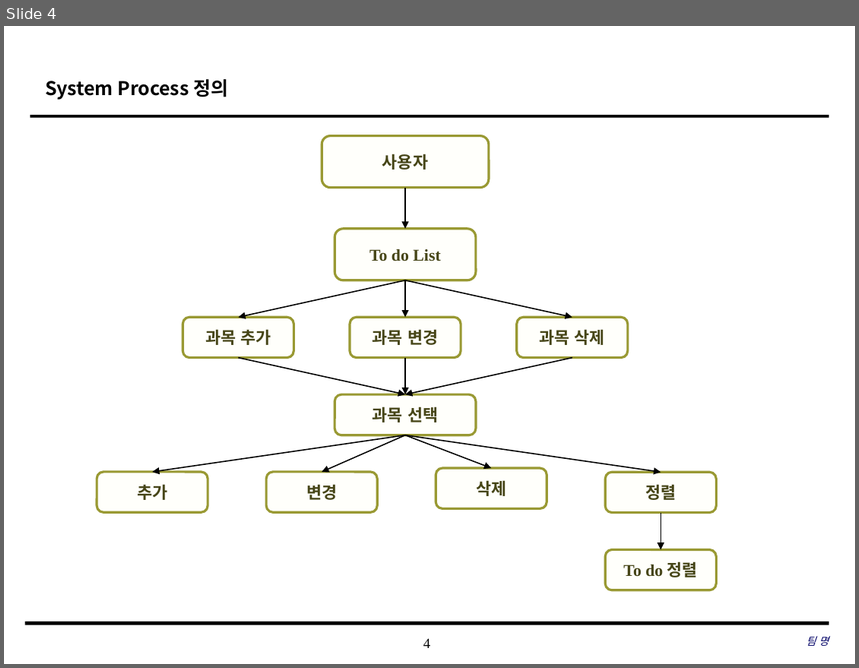
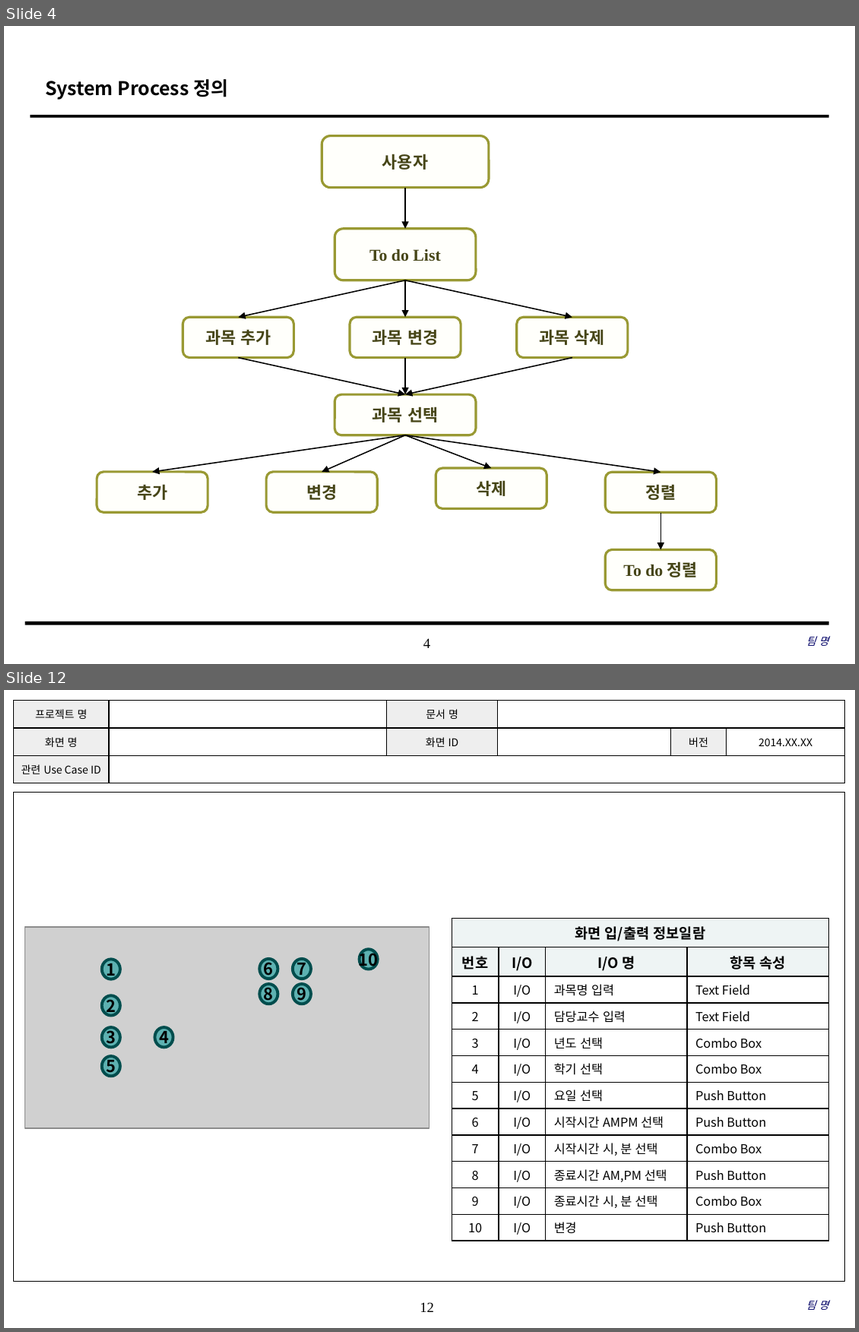
Before and after one commit to SE-admin/7, a slide deck: doc/3_ 설계서/UI Design Template.pptx. Shown one above the other, each under a label of ours: slide 4 before the commit, slides 4 and 12 after it; the slides between them are not shown. The pictures are 859x668 and 859x1332 pixels, drawn with LibreOffice and Linux fonts; fonts in the diff are those of the drawing; grey boxes stand for pictures; background and template pictures are left out. Boxes give left, top, right and bottom in pixels: in the first picture for what was removed or moved away, otherwise in the second. Text is boxed around its words. In the diff, an @@ line names an element or a change of style, - is before the commit and + after.

```diff
--- a/doc/3_ 설계서/UI Design Template.pptx
+++ b/doc/3_ 설계서/UI Design Template.pptx
@@ slide 12 added at [4,690,855,1328], background #FFFFFF; not listed: 1 template element that a slide beside it also shows @@
@@ table added at [13,700,844,783], 3 rows, 6 columns @@
+프로젝트 명 |  | 문서 명 |  |  | 
+화면 명 |  | 화면 ID |  | 버전 | 2014.XX.XX
+관련 Use Case ID |  |  |  |  | 
@@ rectangle added at [13,792,845,1281], outline #000000 0.75 pt @@
@@ picture added at [25,927,430,1129] @@
@@ table added at [452,918,828,1238], 12 rows, 4 columns @@
+화면 입/출력 정보일람 |  |  | 
+번호 | I/O | I/O 명 | 항목 속성
+1 | I/O | 과목명 입력 | Text Field
+2 | I/O | 담당교수 입력 | Text Field
+3 | I/O | 년도 선택 | Combo Box
+4 | I/O | 학기 선택 | Combo Box
+5 | I/O | 요일 선택 | Push Button
+6 | I/O | 시작시간 AMPM 선택 | Push Button
+7 | I/O | 시작시간 시, 분 선택 | Combo Box
+8 | I/O | 종료시간 AM,PM 선택 | Push Button
+9 | I/O | 종료시간 시, 분 선택 | Combo Box
+10 | I/O | 변경 | Push Button
@@ ellipse added at [102,959,120,979], fill #009999 at 55% opacity, outline #004C4C 2.5 pt, 14 pt, text #000000, bold @@
+1
@@ ellipse added at [259,959,278,979], fill #009999 at 55% opacity, outline #004C4C 2.5 pt, 14 pt, text #000000, bold @@
+6
@@ ellipse added at [293,959,311,979], fill #009999 at 55% opacity, outline #004C4C 2.5 pt, 14 pt, text #000000, bold @@
+7
@@ ellipse added at [359,950,378,969], fill #009999 at 55% opacity, outline #004C4C 2.5 pt, 14 pt, text #000000, bold @@
+10
@@ ellipse added at [259,985,278,1004], fill #009999 at 55% opacity, outline #004C4C 2.5 pt, 14 pt, text #000000, bold @@
+8
@@ ellipse added at [293,985,311,1004], fill #009999 at 55% opacity, outline #004C4C 2.5 pt, 14 pt, text #000000, bold @@
+9
@@ ellipse added at [102,996,120,1015], fill #009999 at 55% opacity, outline #004C4C 2.5 pt, 14 pt, text #000000, bold @@
+2
@@ ellipse added at [102,1028,120,1047], fill #009999 at 55% opacity, outline #004C4C 2.5 pt, 14 pt, text #000000, bold @@
+3
@@ ellipse added at [154,1028,173,1047], fill #009999 at 55% opacity, outline #004C4C 2.5 pt, 14 pt, text #000000, bold @@
+4
@@ ellipse added at [102,1056,120,1075], fill #009999 at 55% opacity, outline #004C4C 2.5 pt, 14 pt, text #000000, bold @@
+5
@@ text added at [807,1301,829,1310], 9 pt, text #000066, italic @@
+팀 명
```
Also in this commit, not shown: 2 slides changed, 12 other slides added, 1 slide removed.
